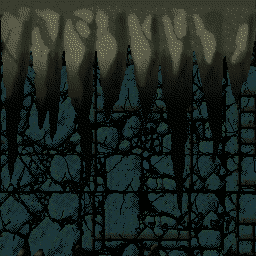
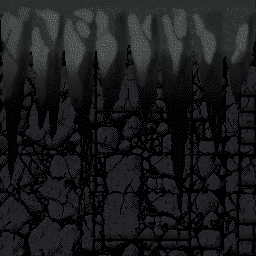
Revision of a layered 256px x 256px image; what changed, layer by layer:
removed layer "Pasted Layer" over [0, 0, 256, 256]
painted on "Layer" over [0, 0, 256, 256]
